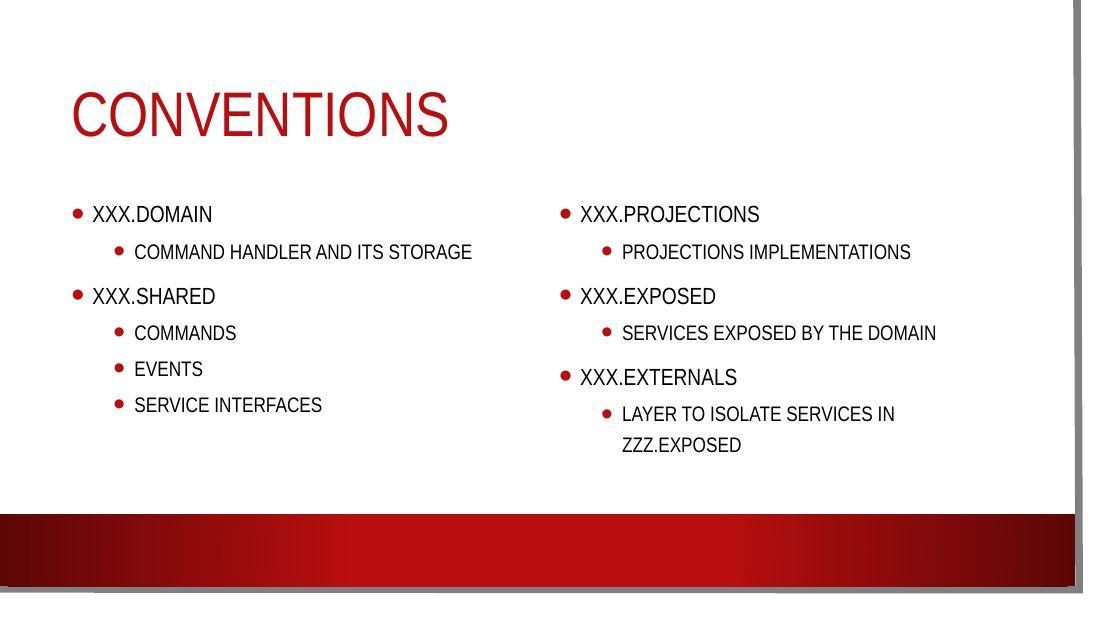
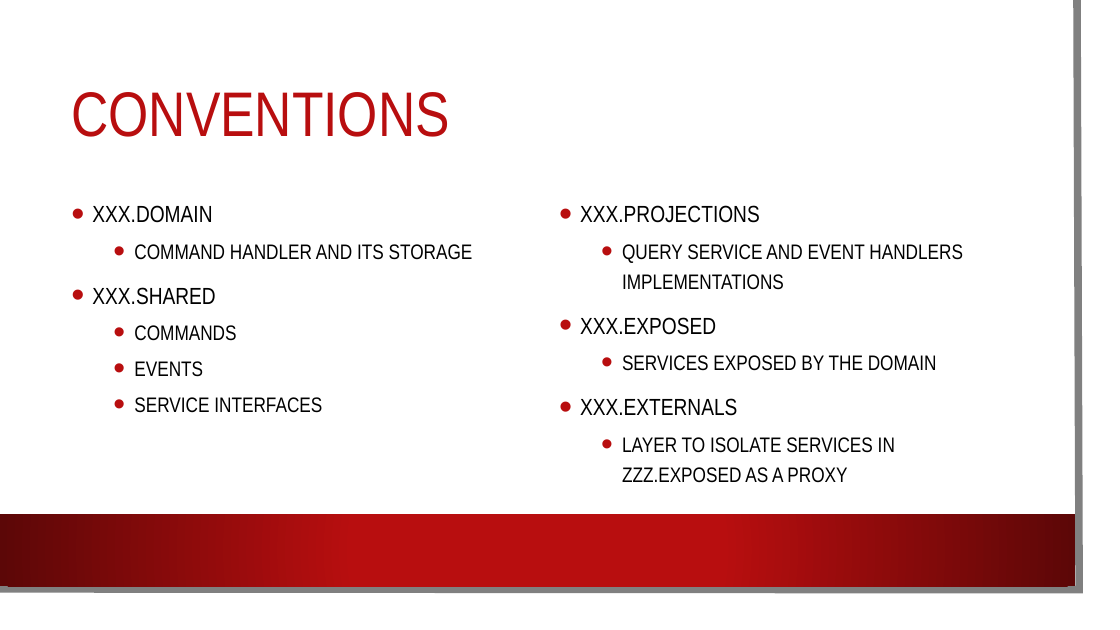
Before and after one commit to kendarorg/CQRS101, a slide deck: slide 6 of CQRS 1O1.pptx. Drawn at 1120x630 pixels with LibreOffice and Linux fonts; fonts in the diff are those of the drawing; background and template pictures are left out. Boxes give left, top, right and bottom in pixels: in the first picture for what was removed or moved away, otherwise in the second. Text is boxed around its words. In the diff, an @@ line names an element or a change of style, - is before the commit and + after.

```diff
--- a/CQRS 1O1.pptx
+++ b/CQRS 1O1.pptx
@@ text at (x1=622, y1=244, x2=963, y2=290): text changed @@
-  • PROJECTIONS IMPLEMENTATIONS
+  • QUERY SERVICE AND EVENT HANDLERS IMPLEMENTATIONS
@@ text at (x1=622, y1=437, x2=895, y2=483): text changed @@
-  • LAYER TO ISOLATE SERVICES IN ZZZ.EXPOSED
+  • LAYER TO ISOLATE SERVICES IN ZZZ.EXPOSED AS A PROXY
```
Also in this commit, not shown: 4 other slides changed, 2 other files.
